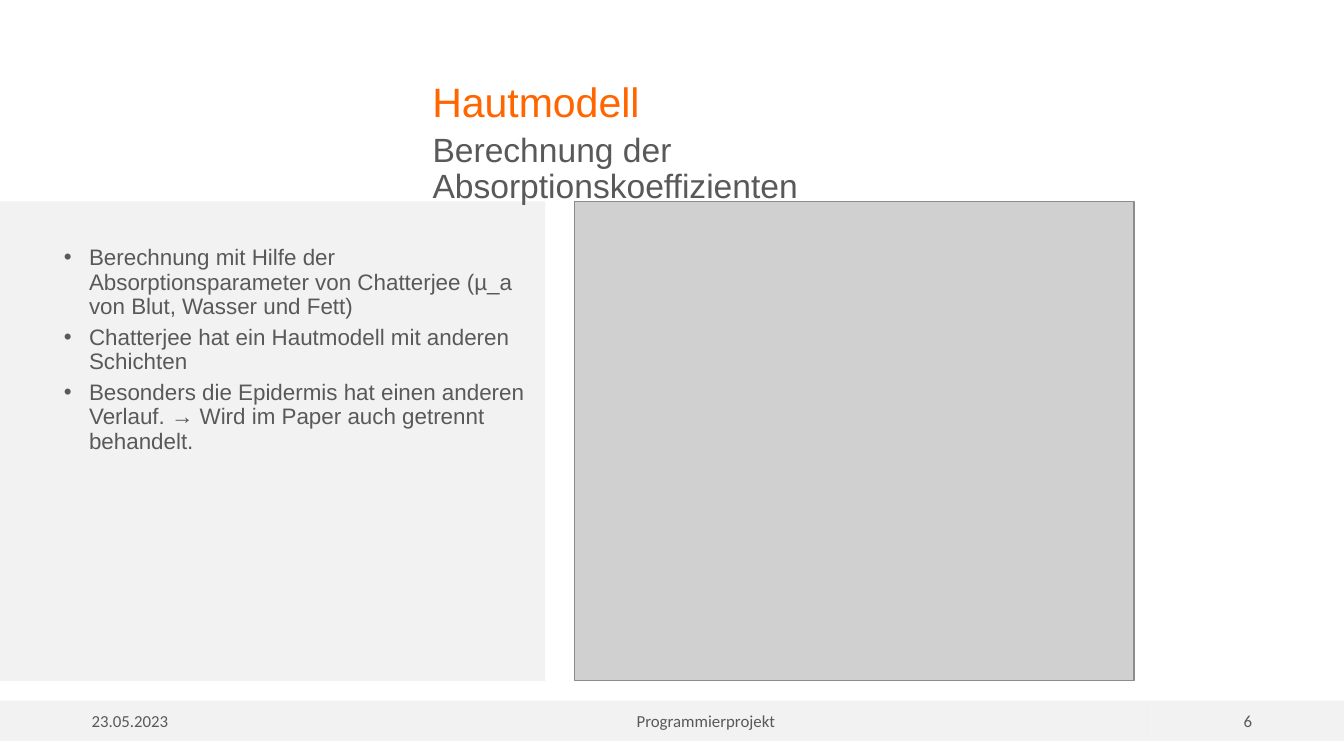
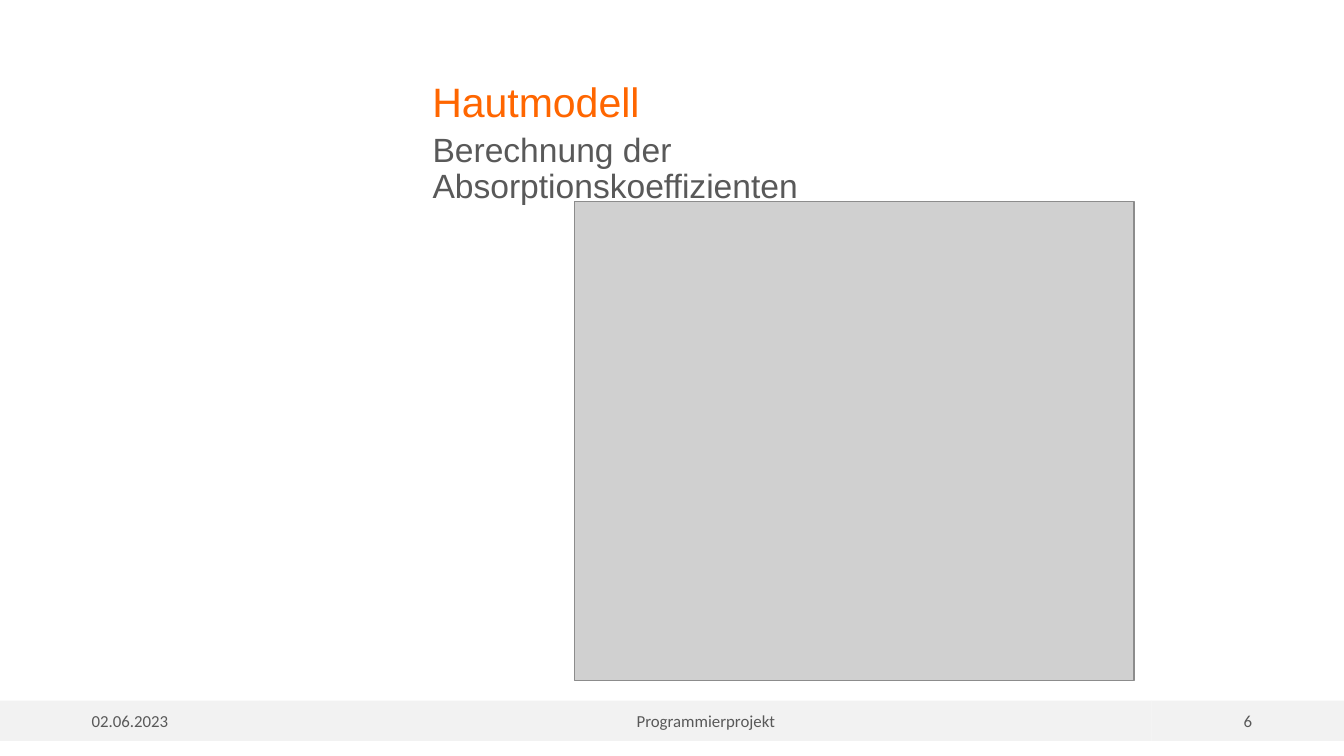
Before and after one commit to vmuelle/mcsim_for_tissue, a slide deck: slide 6 of MC_Tissue.pptx. Drawn at 1344x756 pixels with LibreOffice and Linux fonts; fonts in the diff are those of the drawing; grey boxes stand for pictures; background and template pictures are left out. Boxes give left, top, right and bottom in pixels: in the first picture for what was removed or moved away, otherwise in the second. Text is boxed around its words. In the diff, an @@ line names an element or a change of style, - is before the commit and + after.

```diff
--- a/MC_Tissue.pptx
+++ b/MC_Tissue.pptx
@@ text removed at (0,202,546,681) @@
-  • Berechnung mit Hilfe der Absorptionsparameter von Chatterjee (µ_a von Blut, Wasser und Fett)
-  • Chatterjee hat ein Hautmodell mit anderen Schichten
-  • Besonders die Epidermis hat einen anderen Verlauf. → Wird im Paper auch getrennt behandelt.
@@ text in rectangle at (92,715,169,727): text changed @@
-23.05.2023
+02.06.2023
```
Also in this commit, not shown: 14 other slides changed, 3 slides added, 41 other files.
